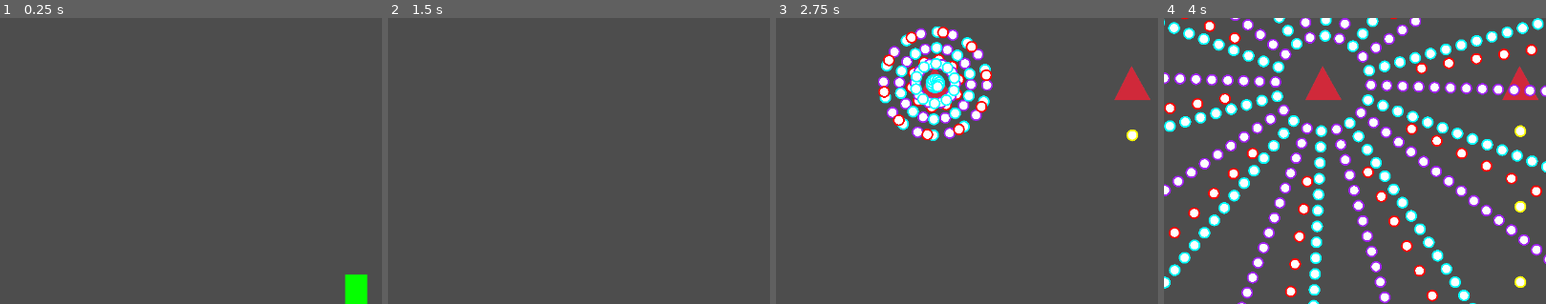
Above: before the commit, frames 1-4 (left to right).
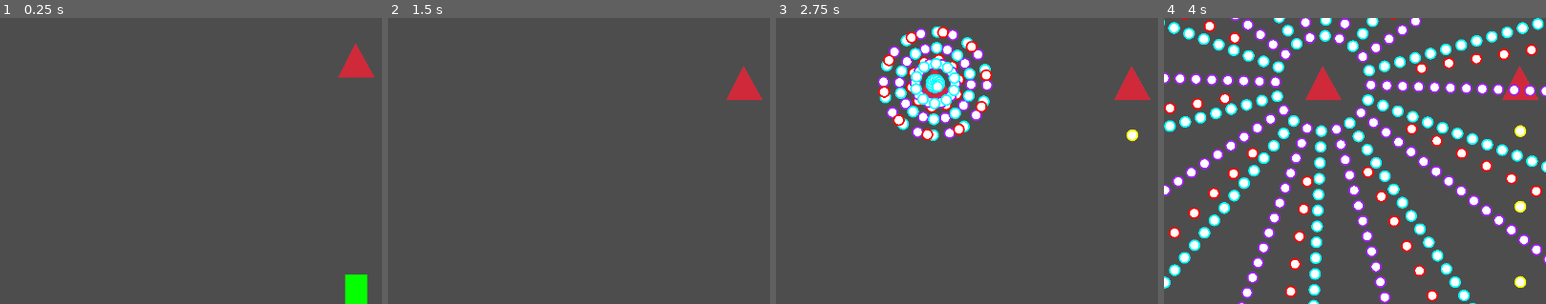
Above: after the commit, the same moments.

Repository: jsatof/bullet_hell_jam_v
Game: Godot game, scene res://Scenes/TestLevel.tscn
Two runs of this game, one before a commit and one after it. Both use one fixed random seed, a clock stepped at 60 frames per second and the inputs below. The engine's default icon, where the game draws it, is replaced by a stand-in: a white triangle on a blue panel in a dark square.
Inputs (mouse positions are % of the whole screen's width and height, from its top left):
- Up to frame 1 (0.25 s): no input
- Up to frame 2 (1.5 s): tap Enter at 0.5 s; move the mouse to (72, 45) at 0.52 s; hold D (player-move_right) 0.53-1.25 s; hold Z (player-fire) 0.53-1.25 s; click (72, 45) at 0.67 s; drag from (30, 55) to (72, 50) at 1.27 s
- Up to frame 3 (2.75 s): tap Space at 2 s; move the mouse to (60, 28) at 2.02 s; hold D (player-move_right) from 2.03 s (still down); tap J at 2.1 s
- Up to frame 4 (4 s): release D (player-move_right) at 2.75 s; drag from (45, 70) to (81, 50) at 2.77 s; move the mouse to (80, 65) at 3.52 s; hold A (player-move_left) from 3.53 s (still down); hold Enter from 3.53 s (still down)
The pictures show only the part of the screen within x 3-53%, y 0-50%; the shares and areas given below are measured in that part.

The runs differ from the first frame. In frame 1, 0.6% of the frame differs, in the area x 88-98%, y 9-21%; in frame 2, 0.6%; in frame 3, less than 0.1%; in frame 4, less than 0.1%.

Commit message:
Added money to pools. Fixed collision bugs

Diff:
--- a/Scenes/BulletTesting.tscn
+++ b/Scenes/BulletTesting.tscn
@@ -1,6 +1,6 @@
 [gd_scene load_steps=9 format=3 uid="uid://cfuk0pi3ug38b"]
 
-[ext_resource type="Script" path="res://Scripts/BulletPool.gd" id="1_032lq"]
+[ext_resource type="Script" path="res://Scripts/Pools.gd" id="1_032lq"]
 [ext_resource type="Texture2D" uid="uid://cxb4bo5cbkgs7" path="res://Art/Bullet.png" id="6_1adtb"]
 
 [sub_resource type="GDScript" id="GDScript_1o6em"]
--- a/Scenes/Money.tscn
+++ b/Scenes/Money.tscn
@@ -12,7 +12,7 @@
 collision_mask = 2
 script = ExtResource("1_3mcyx")
 
-[node name="CollisionShape2D" type="CollisionShape2D" parent="."]
+[node name="CollisionShape" type="CollisionShape2D" parent="."]
 shape = SubResource("CircleShape2D_hsrmq")
 
 [node name="Sprite2D" type="Sprite2D" parent="."]
--- a/Scenes/Player.tscn
+++ b/Scenes/Player.tscn
@@ -14,13 +14,13 @@
 input_pickable = false
 script = ExtResource("1_rfj1w")
 
+[node name="BulletCollider" type="CollisionShape2D" parent="."]
+shape = SubResource("CircleShape2D_f7c4x")
+
 [node name="Sprite2D" type="Sprite2D" parent="."]
 modulate = Color(0.0235294, 1, 0, 1)
 z_index = 2
 texture = ExtResource("2_0wv44")
-
-[node name="BulletCollider" type="CollisionShape2D" parent="."]
-shape = SubResource("CircleShape2D_f7c4x")
 
 [node name="HitTimer" type="Timer" parent="."]
 one_shot = true
--- a/Scenes/TestLevel.tscn
+++ b/Scenes/TestLevel.tscn
@@ -2,7 +2,7 @@
 
 [ext_resource type="Script" path="res://Scripts/TestLevel.gd" id="1_v6ncg"]
 [ext_resource type="PackedScene" uid="uid://ecqkk0l8ehf8" path="res://Scenes/Player.tscn" id="2_k12x8"]
-[ext_resource type="Script" path="res://Scripts/BulletPool.gd" id="3_wf8p5"]
+[ext_resource type="Script" path="res://Scripts/Pools.gd" id="3_wf8p5"]
 
 [node name="TestLevel" type="Node2D"]
 script = ExtResource("1_v6ncg")
@@ -11,5 +11,5 @@
 
 [node name="Camera2D" type="Camera2D" parent="."]
 
-[node name="BulletPool" type="Node" parent="." groups=["BulletPool"]]
+[node name="Pools" type="Node" parent="." groups=["pools"]]
 script = ExtResource("3_wf8p5")
--- a/Scripts/Bullet.gd
+++ b/Scripts/Bullet.gd
@@ -15,7 +15,11 @@
 
 
 func _ready():
-	current_time = 0.0
+	current_time = 0
+	set_process(false)
+	set_physics_process(false)
+	set_visible(false)
+	$CollisionShape.disabled = true
 
 func _process(delta):
 	movement.call(delta)
@@ -27,13 +31,13 @@
 func set_color(color: Color):
 	$OuterSprite.modulate = color
 
-
+# Do not use on bult initilization. Deffering action leads to long load time
 func enable(is_enabled: bool):
 	current_time = 0
 	set_process(is_enabled)
 	set_physics_process(is_enabled)
 	set_visible(is_enabled)
-	get_child(0).disabled = !is_enabled
+	get_child(0).set_deferred("disabled", !is_enabled)
 
 
 ### Movement functions ###
--- a/Scripts/BulletPool.gd
+++ /dev/null
@@ -1,37 +0,0 @@
-extends Node
-
-# TODO seperate player bullet
-# TODO allow for different sprites for enemy bullets
-const BULLET := preload("res://Scenes/Bullet.tscn")
-const SIZE := 5000
-var idx := -1
-
-const PLAYER_SIZE := 20
-var player_idx := -1
-
-var pool := []
-# Was going to call it p_pool, but I don't p in the pool
-var player_pool := []
-
-func _ready() -> void:
-	for i in SIZE:
-		pool.append(BULLET.instantiate())
-		add_child(pool[i])
-		pool[i].enable(false)
-		pool[i].add_to_group("enemy")
-
-	for i in PLAYER_SIZE:
-		player_pool.append(BULLET.instantiate())
-		add_child(player_pool[i])
-		player_pool[i].enable(false)
-		player_pool[i].add_to_group("player_bullet")
-
-func bullet():
-	idx = wrapi(idx + 1, 0, SIZE)
-	pool[idx].enable(true)
-	return pool[idx]
-
-func player_bullet():
-	player_idx = wrapi(player_idx + 1, 0, PLAYER_SIZE)
-	player_pool[player_idx].enable(true)
-	return player_pool[player_idx]
--- a/Scripts/Enemy.gd
+++ b/Scripts/Enemy.gd
@@ -1,9 +1,8 @@
 extends Area2D
 
 const SPAWNER = preload("res://Scripts/Spawner.gd")
-const MONEY = preload("res://Scenes/Money.tscn")
 @onready var globals = get_node("/root/GlobalState")
-@onready var pool = get_node("../BulletPool")
+@onready var pool = get_tree().get_first_node_in_group("pools")
 
 var max_health := 100.0
 var health := max_health
@@ -57,9 +56,8 @@
 	for i in range(max_health/25 + pow(max_health/100, globals.money_exponent)):
 		var x = position.x + randi_range(-100, 100)
 		var y = position.y + randi_range(-100, 100)
-		var m = MONEY.instantiate()
+		var m = pool.money()
 		m.position = Vector2(x, y)
-		get_tree().root.add_child(m)
 
 func remove_self() -> void:
 	self.queue_free()
@@ -67,6 +65,7 @@
 func _on_area_entered(area: Area2D) -> void:
 	if area.is_in_group("player_bullet"):
 		enemy_hit.emit()
+		area.enable(false)
 
 func _on_enemy_hit() -> void:
 	health -= globals.current_weapon["damage"]
--- a/Scripts/Money.gd
+++ b/Scripts/Money.gd
@@ -7,23 +7,35 @@
 
 signal money_collected
 
+func _ready() -> void:
+	t = 0.0
+	collected = false
+	set_process(false)
+	set_physics_process(false)
+	set_visible(false)
+	$CollisionShape.disabled = true
+
 func _process(delta: float) -> void:
 	position += transform.y * globals.money_speed * delta
 
 	if collected:
 		t += delta * 0.6
 		position = position.lerp(player.position, t)
-		if t >= 0.1:
+		if t >= 0.2:
 			money_collected.emit()
-			globals.money += globals.scrap_value
-			print("CASH MONEY")
-			remove()
+			globals.collect_scrap()
+			enable(false)
 
 	if global_position.y >= globals.playspace.y + 20:
-		remove()
+		enable(false)
 
 func collect() -> void:
 	collected = true
 
-func remove() -> void:
-	queue_free()
+func enable(is_enabled: bool) -> void:
+	t = 0.0
+	collected = !is_enabled
+	set_process(is_enabled)
+	set_physics_process(is_enabled)
+	set_visible(is_enabled)
+	get_child(0).set_deferred("disabled", !is_enabled)
--- a/Scripts/PlayerController.gd
+++ b/Scripts/PlayerController.gd
@@ -1,7 +1,7 @@
 extends Area2D
 
 @onready var globals = $'/root/GlobalState'
-@onready var bullet_pool = get_tree().get_first_node_in_group("BulletPool")
+@onready var bullet_pool = get_tree().get_first_node_in_group("pools")
 @onready var bullet_collider = $'BulletCollider'
 @onready var sprite = $'Sprite2D'
 @onready var hit_timer = $'HitTimer'
@@ -11,7 +11,6 @@
 
 var normal_speed := 400.0
 var focus_speed := 200.0
-var lives = 10
 
 var shot_timer: Timer
 var flash_timer: Timer
@@ -19,7 +18,6 @@
 var invincible := false
 
 signal player_hit
-signal collected_money
 
 func _ready() -> void:
 	shot_timer = Timer.new()
@@ -63,6 +61,7 @@
 
 func _on_area_entered(area: Area2D) -> void:
 	if area.is_in_group("enemy") && !invincible:
+		globals.take_damage()
 		player_hit.emit()
 
 func _on_player_hit() -> void:
--- /dev/null
+++ b/Scripts/Pools.gd
@@ -0,0 +1,49 @@
+extends Node
+
+# TODO seperate player bullet
+# TODO allow for different sprites for enemy bullets
+const ENEMY_BULLET := preload("res://Scenes/Bullet.tscn")
+const ENEMY_SIZE := 2000
+var enemy_idx := -1
+var enemy_pool := []
+
+const PLAYER_SIZE := 100
+var player_idx := -1
+# Was going to call it p_pool, but I don't p in the pool
+var player_pool := []
+
+const MONEY := preload("res://Scenes/Money.tscn")
+const MONEY_SIZE := 100
+var money_idx = -1
+var money_pool = []
+
+func _ready() -> void:
+	for i in ENEMY_SIZE:
+		enemy_pool.append(ENEMY_BULLET.instantiate())
+		add_child(enemy_pool[i])
+		enemy_pool[i].add_to_group("enemy")
+
+	for i in PLAYER_SIZE:
+		player_pool.append(ENEMY_BULLET.instantiate())
+		add_child(player_pool[i])
+		player_pool[i].add_to_group("player_bullet")
+
+	for i in MONEY_SIZE:
+		money_pool.append(MONEY.instantiate())
+		add_child(money_pool[i])
+		money_pool[i].add_to_group("money")
+
+func bullet():
+	enemy_idx = wrapi(enemy_idx + 1, 0, ENEMY_SIZE)
+	enemy_pool[enemy_idx].enable(true)
+	return enemy_pool[enemy_idx]
+
+func player_bullet():
+	player_idx = wrapi(player_idx + 1, 0, PLAYER_SIZE)
+	player_pool[player_idx].enable(true)
+	return player_pool[player_idx]
+
+func money():
+	money_idx = wrapi(money_idx + 1, 0, MONEY_SIZE)
+	money_pool[money_idx].enable(true)
+	return money_pool[money_idx]
--- a/Scripts/Spawner.gd
+++ b/Scripts/Spawner.gd
@@ -40,7 +40,7 @@
 		b.set_movement(bullet_data.movement)
 
 func activate() -> void:
-	pool = get_tree().get_first_node_in_group("BulletPool")
+	pool = get_tree().get_first_node_in_group("pools")
 	player = get_tree().get_first_node_in_group("Player")
 	if init_delay > 0:
 		await get_tree().create_timer(init_delay).timeout
--- a/Scripts/TestLevel.gd
+++ b/Scripts/TestLevel.gd
@@ -8,7 +8,16 @@
 func _ready():
 	# Rage at the lack of a struct feature in this god forsaken language
 	groups.append({
-		"time": 2.0, "enemies": []
+		"time": 2.0, "enemies": [
+			{"health":100,"position":Vector2(0.0, -500.0),
+				"movement": [
+				{ point=Vector2(0.0, -370.0),time=0.5,trans=Tween.TRANS_SINE,ease=Tween.EASE_OUT,pause=5.0 },
+				{ point=Vector2(-440.0, 500.0),time=3,trans=Tween.TRANS_QUINT,ease=Tween.EASE_IN,pause=0.0 }
+				],
+				"spawners": [
+				]
+			},
+		]
 	})
 	groups.append({
 		"time": 12.0, "enemies": [
--- a/global_state.gd
+++ b/global_state.gd
@@ -95,3 +95,12 @@
 
 func get_accuracy() -> float:
 	return accuracy
+
+func take_damage() -> void:
+	lives -= 1
+	if lives <= 0:
+		#TODO game over screen
+		print("Game over, man!")
+
+func collect_scrap() -> void:
+	add_money(scrap_value)
